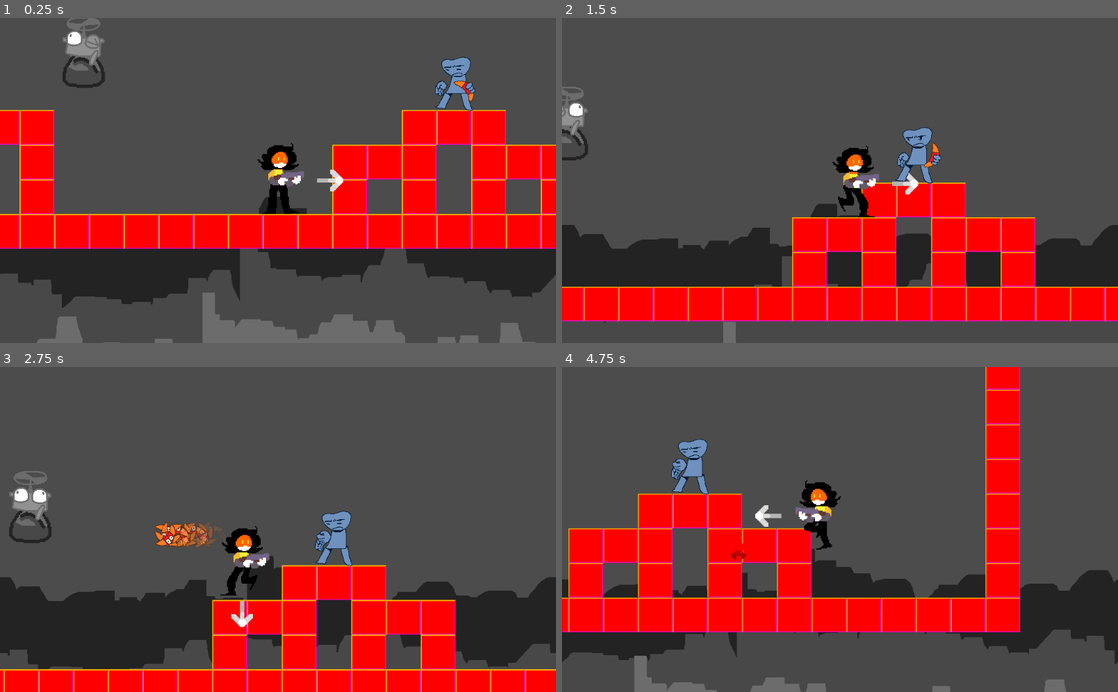
Above: before the commit, frames 1-4 (two rows, left to right).
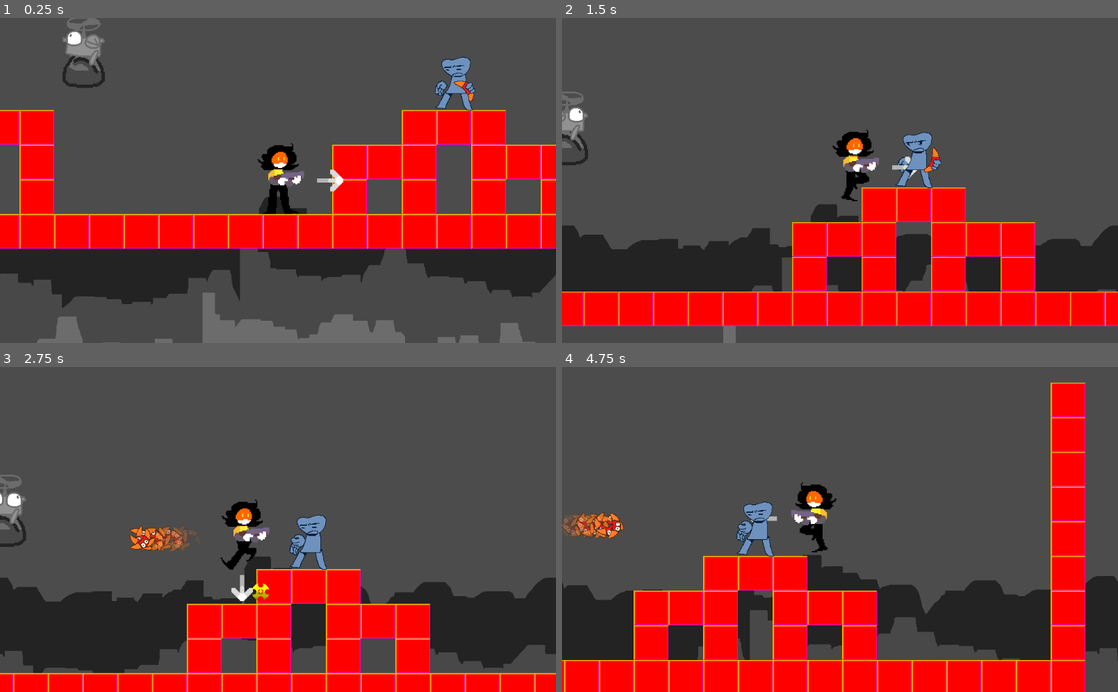
Above: after the commit, the same moments.

Repository: loopies2600/Sillarium
Game: Godot game, scene res://scenes/TestScene.tscn
Same seed, same stepped clock (60 frames per second), same inputs: the game is played once before the commit and once after it.
Inputs:
- Up to frame 1 (0.25 s): no input
- Up to frame 2 (1.5 s): hold W (jump) 0.53-1.28 s; hold D (move_right) from 0.53 s (still down); tap Space (shoot) at 0.6 s; tap W (jump) at 1.35 s
- Up to frame 3 (2.75 s): tap W (jump) at 1.52, 1.82, 2.3 s; tap Space (shoot) at 1.55 s; release D (move_right) at 2.03 s; hold A (move_left) from 2.03 s (still down); hold K (look_down) from 2.03 s (still down)
- Up to frame 4 (4.75 s): release A (move_left) at 2.78 s; release K (look_down) at 2.78 s; hold D (move_right) 2.78-4.28 s; tap J (look_left) at 2.85 s; tap W (jump) at 3.02, 3.32, 3.77, 3.8, 4.07, 4.52 s; tap Space (shoot) at 3.05, 4.55 s; hold L (look_right) 3.53-4.28 s; hold A (move_left) from 4.28 s (still down); tap I (look_up) at 4.35 s

The runs differ from the first frame. In frame 1, less than 0.1% of the frame differs, in the area x 50-51%, y 47-48%; in frame 2, 8.1%; in frame 3, 17%; in frame 4, 41%, in the area x 0-100%, y 0-100%.

Commit message:
cambio de controles
si

Diff:
--- a/scenes/player/Bullet.tscn
+++ b/scenes/player/Bullet.tscn
@@ -12,7 +12,7 @@
 speed = Vector2( 1250, 0 )
 
 [node name="Sprite" type="Sprite" parent="."]
-modulate = Color( 1, 0, 0, 1 )
+modulate = Color( 1, 1, 0, 1 )
 texture = ExtResource( 2 )
 
 [node name="CollisionShape2D" type="CollisionShape2D" parent="."]
--- a/scenes/player/Player.tscn
+++ b/scenes/player/Player.tscn
@@ -12,6 +12,8 @@
 [ext_resource path="res://sprites/character/prota_test/prota_heads.png" type="Texture" id=10]
 [ext_resource path="res://scenes/player/Bullet.tscn" type="PackedScene" id=11]
 [ext_resource path="res://sprites/debug/direction.png" type="Texture" id=12]
+[ext_resource path="res://sprites/character/prota_test/prota_arms_up.png" type="Texture" id=13]
+[ext_resource path="res://sprites/character/prota_test/prota_arms_upside.png" type="Texture" id=14]
 
 [sub_resource type="SpriteFrames" id=1]
 animations = [ {
@@ -20,20 +22,38 @@
 "name": "Idle",
 "speed": 1.0
 }, {
-"frames": [ ExtResource( 5 ) ],
+"frames": [ ExtResource( 3 ), ExtResource( 5 ), ExtResource( 2 ), ExtResource( 1 ), ExtResource( 4 ), ExtResource( 7 ) ],
 "loop": true,
-"name": "Falling",
-"speed": 1.0
+"name": "Running",
+"speed": 15.0
 }, {
 "frames": [ ExtResource( 7 ) ],
 "loop": true,
 "name": "Jumping",
 "speed": 1.0
 }, {
-"frames": [ ExtResource( 3 ), ExtResource( 5 ), ExtResource( 2 ), ExtResource( 1 ), ExtResource( 4 ), ExtResource( 7 ) ],
+"frames": [ ExtResource( 5 ) ],
 "loop": true,
-"name": "Running",
-"speed": 15.0
+"name": "Falling",
+"speed": 1.0
+} ]
+
+[sub_resource type="SpriteFrames" id=5]
+animations = [ {
+"frames": [ ExtResource( 6 ) ],
+"loop": false,
+"name": "Side",
+"speed": 1.0
+}, {
+"frames": [ ExtResource( 14 ) ],
+"loop": false,
+"name": "Upside",
+"speed": 1.0
+}, {
+"frames": [ ExtResource( 13 ) ],
+"loop": false,
+"name": "Up",
+"speed": 1.0
 } ]
 
 [sub_resource type="Animation" id=2]
@@ -116,11 +136,12 @@
 texture = ExtResource( 10 )
 offset = Vector2( 0, -10 )
 
-[node name="Arms" type="Sprite" parent="Graphics/Body"]
-position = Vector2( -5, -7.57599 )
+[node name="Arms" type="AnimatedSprite" parent="Graphics/Body"]
+position = Vector2( -5, -8 )
 z_index = 1
 z_as_relative = false
-texture = ExtResource( 6 )
+frames = SubResource( 5 )
+animation = "Side"
 offset = Vector2( 5, -2 )
 
 [node name="direction" type="Sprite" parent="Graphics/Body"]
@@ -140,3 +161,6 @@
 [node name="Camera2D" type="Camera2D" parent="."]
 current = true
 smoothing_enabled = true
+
+[node name="CooldownTimer" type="Timer" parent="."]
+one_shot = true
--- a/scenes/player/PlayerController.gd
+++ b/scenes/player/PlayerController.gd
@@ -7,8 +7,10 @@
 onready var head = $Graphics/Body/Head
 onready var startPos
 onready var debugDirection = $Graphics/Body/direction
+onready var cooldownTimer = $CooldownTimer
 
 export (PackedScene) var bullet
+export (float) var cooldown = 0.3
 
 # Variables para movimiento horizontal
 export (float) var acceleration = 50
@@ -22,12 +24,15 @@
 export (float) var gravity = 800
 
 var velocity = Vector2()
+var cooldownIsOver = true
 
 func _ready():
 	# Aqui hay un bug, si la escena no tiene
 	# World/StartPosition, crashea, pero no encontre
 	# manera de checkear si este node tiene un parent
 	startPos = $"/root/World/StartPosition".position
+	cooldownTimer.wait_time = cooldown
+	cooldownTimer.connect("timeout", self, "OnCooldown")
 
 func _physics_process(delta):
 	# Gravedad
@@ -53,7 +58,7 @@
 			Respawn()
 
 		# Salta
-		if Input.is_action_just_pressed("jump"):
+		if Input.is_action_pressed("jump"):
 			velocity.y -= jumpBoost
 
 		# Quita velocidad x en el suelo
@@ -84,6 +89,7 @@
 
 func GetLookInput():
 	var lookDirection = Vector2()
+	var gotInput = true
 	var fireAngle = 0
 
 	# Obtiene input del jugador
@@ -99,56 +105,66 @@
 
 	# Pone la direccion correcta
 	match lookDirection:
+		# UP
+		Vector2(0, -1):
+			fireAngle = -90
+			arms.animation = "Up"
+		# UP RIGHT
+		Vector2(1, -1):
+			fireAngle = -45
+			arms.animation = "Upside"
+		# RIGHT
+		Vector2(1, 0):
+			fireAngle = 0
+			arms.animation = "Side"
+		# DOWN RIGHT
+		Vector2(1, 1):
+			fireAngle = 45
+		# DOWN
+		Vector2(0, 1):
+			fireAngle = 90
+		# DOWN LEFT
+		Vector2(-1, 1):
+			fireAngle = 135
+		# LEFT
+		Vector2(-1, 0):
+			fireAngle = 180
+			arms.animation = "Side"
+		# UP LEFT
+		Vector2(-1, -1):
+			fireAngle = -135
+			arms.animation = "Upside"
 		# NO INPUT
 		Vector2(0, 0):
+			arms.animation = "Side"
+			gotInput = false
 			RotateAH(0, 0)
 			if bodyAnim.flip_h:
 				FlipHAGraphics(true)
 				fireAngle = 180
-				debugDirection.rotation_degrees = fireAngle
 			else:
 				FlipHAGraphics(false)
 				fireAngle = 0
-				debugDirection.rotation_degrees = fireAngle
-		# UP
-		Vector2(0, -1):
-			fireAngle = -90
-			debugDirection.rotation_degrees = fireAngle
-		# UP RIGHT
-		Vector2(1, -1):
-			fireAngle = -45
-			debugDirection.rotation_degrees = fireAngle
-		# RIGHT
-		Vector2(1, 0):
-			fireAngle = 0
-			debugDirection.rotation_degrees = fireAngle
-		# DOWN RIGHT
-		Vector2(1, 1):
-			fireAngle = 45
-			debugDirection.rotation_degrees = fireAngle
-		# DOWN
-		Vector2(0, 1):
-			fireAngle = 90
-			debugDirection.rotation_degrees = fireAngle
-		# DOWN LEFT
-		Vector2(-1, 1):
-			fireAngle = 135
-			debugDirection.rotation_degrees = fireAngle
-		# LEFT
-		Vector2(-1, 0):
-			fireAngle = 180
-			debugDirection.rotation_degrees = fireAngle
-		# UP LEFT
-		Vector2(-1, -1):
-			fireAngle = -135
-			debugDirection.rotation_degrees = fireAngle
-
-	if Input.is_action_just_pressed("shoot"):
+
+	if lookDirection.x > 0:
+		FlipHAGraphics(false)
+	elif lookDirection.x < 0:
+		FlipHAGraphics(true)
+
+	if gotInput and cooldownIsOver:
+		cooldownIsOver = false
 		var newBullet = bullet.instance()
 		newBullet.global_position = global_position
 		newBullet.rotation = deg2rad(fireAngle)
 		newBullet.z_index = arms.z_index - 1
 		get_tree().get_root().add_child(newBullet)
+		cooldownTimer.start()
+
+	# Cambia direccion de la flecha
+	debugDirection.rotation_degrees = fireAngle
+
+func OnCooldown():
+	cooldownIsOver = true
 
 func CheckForPushable():
 	# Variables para verificar que el jugador este en contacto con el suelo
Not shown: 1 places in scenes/player/Player.tscn that only renumber resources
Binary file changed: sprites/character/prota_test/prota_arms.png
Binary file added: sprites/character/prota_test/prota_arms_up.png
Not shown, added: sprites/character/prota_test/prota_arms_up.png.import
Binary file added: sprites/character/prota_test/prota_arms_upside.png
Not shown, added: sprites/character/prota_test/prota_arms_upside.png.import
